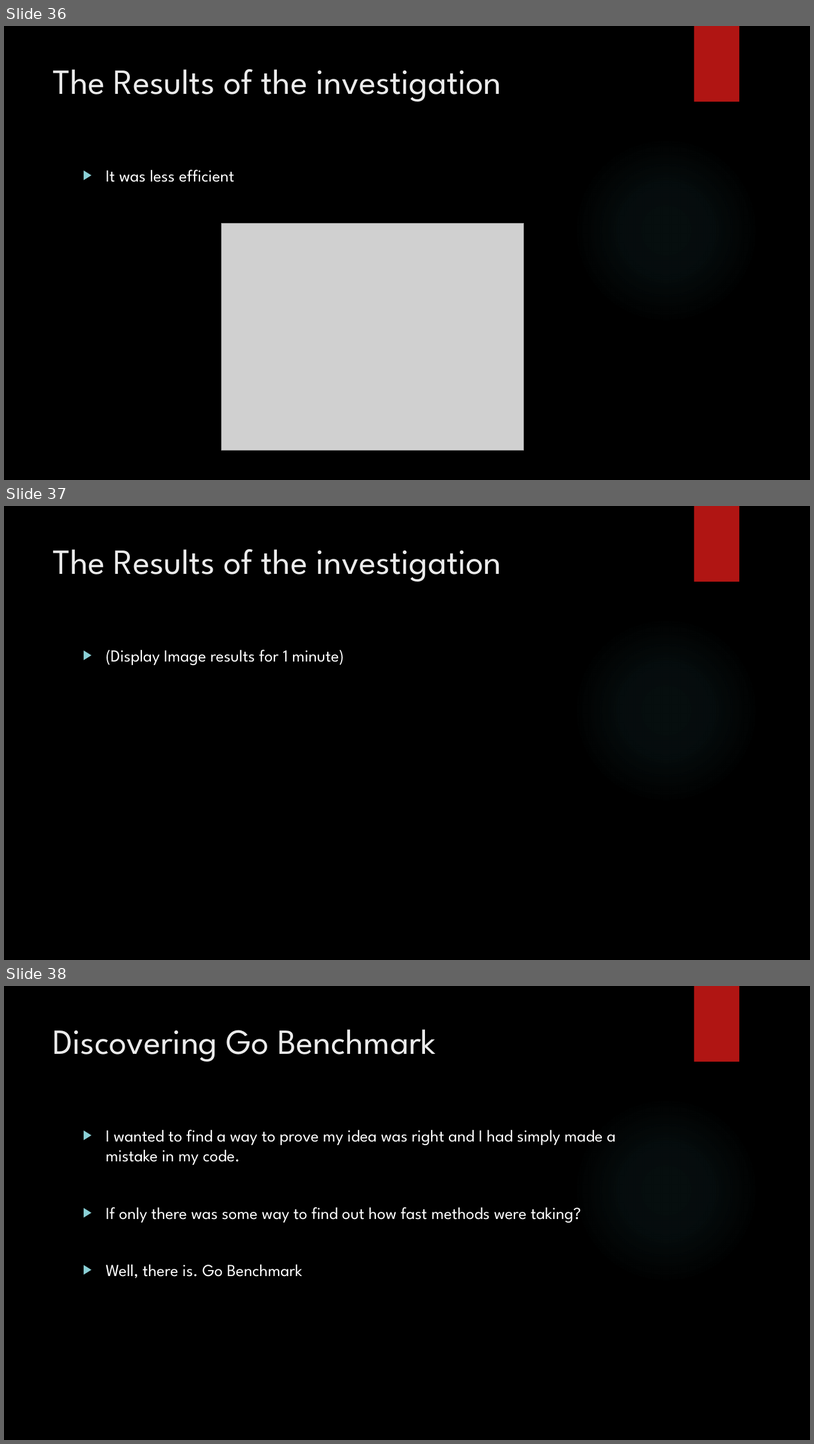
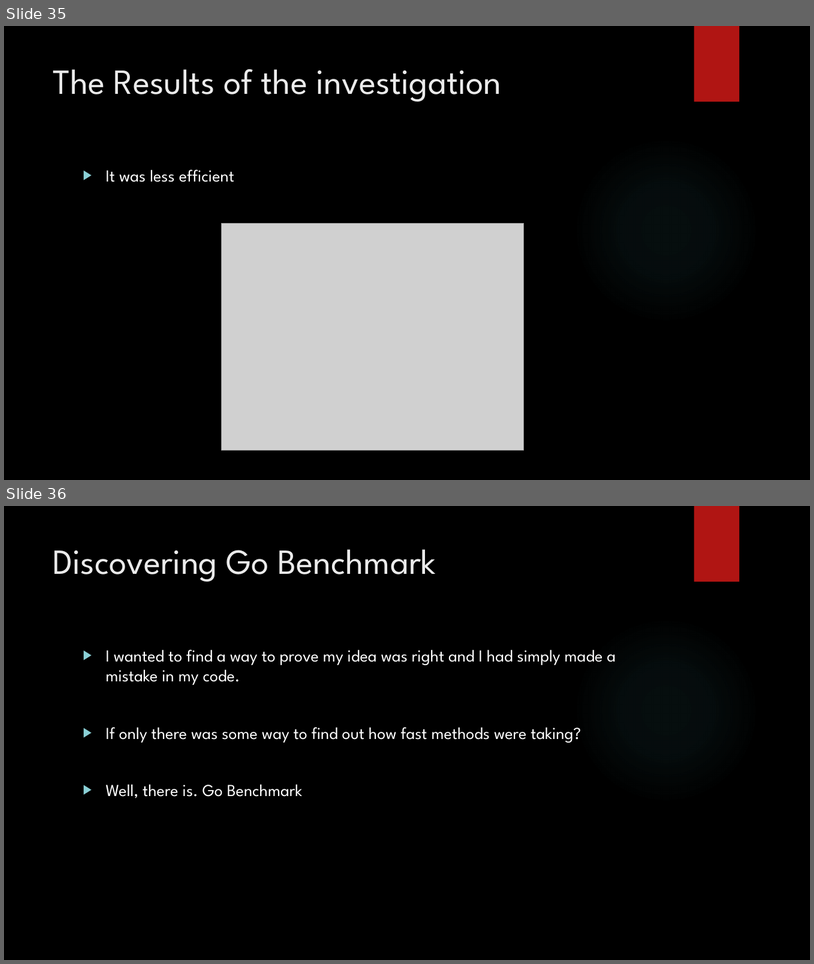
Before and after one commit to jaminologist/GopherLife, a slide deck: GopherLife.pptx. Shown one above the other, each under a label of ours: slides 36, 37 and 38 before the commit, slides 35 and 36 after it. The pictures are 814x1444 and 814x964 pixels, drawn with LibreOffice and Linux fonts; fonts in the diff are those of the drawing; grey boxes stand for pictures; background and template pictures are left out. Boxes give left, top, right and bottom in pixels: in the first picture for what was removed or moved away, otherwise in the second. Text is boxed around its words. In the diff, an @@ line names an element or a change of style, - is before the commit and + after.

```diff
--- a/GopherLife.pptx
+++ b/GopherLife.pptx
@@ slide 37 removed at (4, 506, 810, 960), background picture (left out); not listed: 2 template elements that a slide beside it also shows @@
@@ title removed at (53, 549, 502, 582) @@
-The Results of the investigation
@@ text removed at (106, 649, 344, 665) @@
-▶ (Display Image results for 1 minute)
@@ what was slide 36 is now slide 35 @@
@@ what was slide 38 is now slide 36 @@
```
Also in this commit, not shown: 7 slides changed, 14 slides added, 8 other slides removed, 9 other files.
